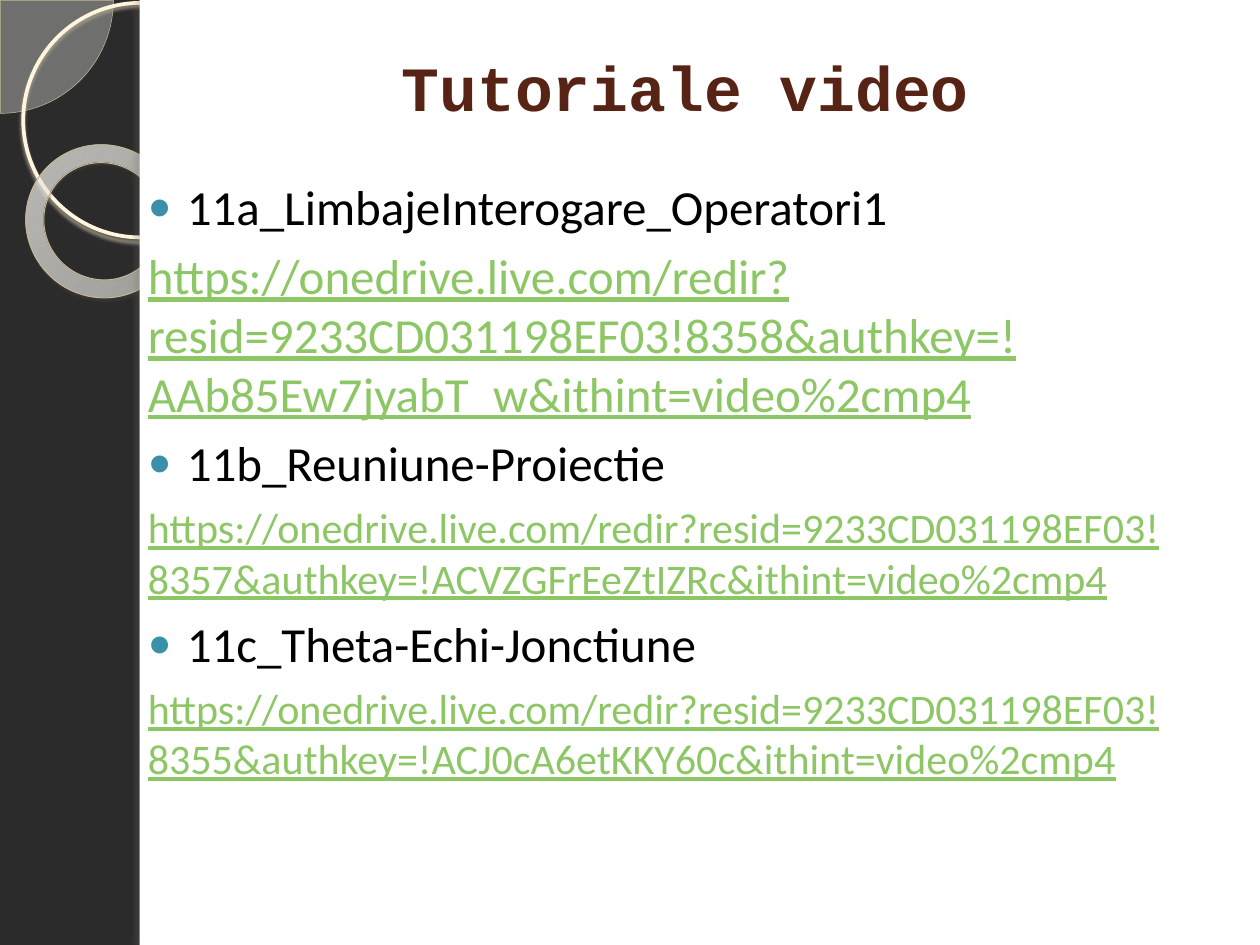
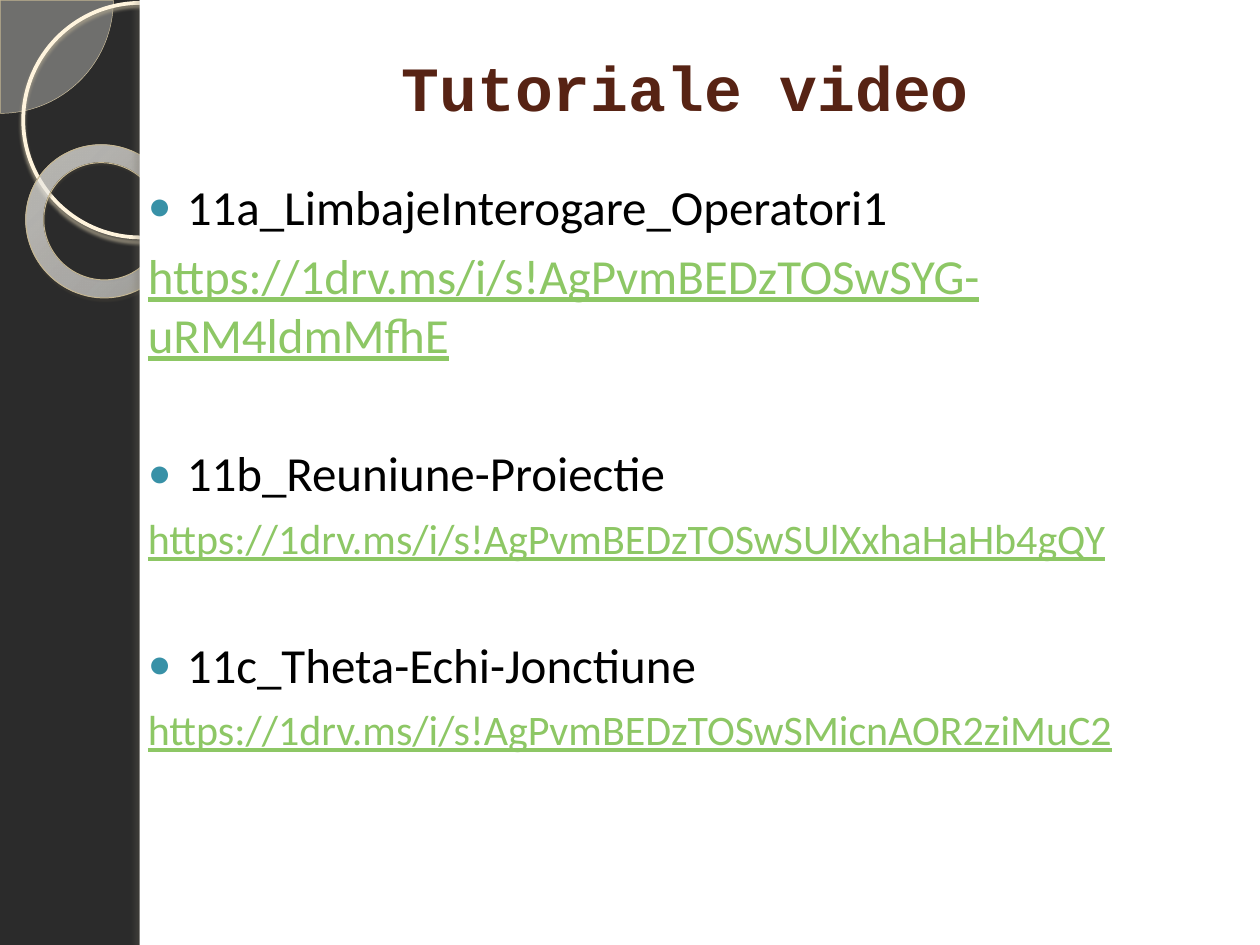
Before and after one commit to marinfotache/Baze-de-date-I, a slide deck: slide 3 of 11-13_SQL_Interogari - elemente de baza/11_LimbajeDeInterogare_AR_SQL2.pptx. Drawn at 1260x945 pixels with LibreOffice and Linux fonts; fonts in the diff are those of the drawing; background and template pictures are left out; a plain dark background stands for a picture behind light text. Boxes give left, top, right and bottom in pixels: in the first picture for what was removed or moved away, otherwise in the second. Text is boxed around its words. In the diff, an @@ line names an element or a change of style, - is before the commit and + after.

```diff
--- a/11-13_SQL_Interogari - elemente de baza/11_LimbajeDeInterogare_AR_SQL2.pptx
+++ b/11-13_SQL_Interogari - elemente de baza/11_LimbajeDeInterogare_AR_SQL2.pptx
@@ text at bbox=[148, 260, 980, 361]: text changed @@
-https://onedrive.live.com/redir?resid=9233CD031198EF03!8358&authkey=!AAb85Ew7jyabT_w&ithint=video%2cmp4
+https://1drv.ms/i/s!AgPvmBEDzTOSwSYG-uRM4ldmMfhE
@@ text at bbox=[148, 525, 1105, 561]: text changed @@
-https://onedrive.live.com/redir?resid=9233CD031198EF03!8357&authkey=!ACVZGFrEeZtIZRc&ithint=video%2cmp4
+https://1drv.ms/i/s!AgPvmBEDzTOSwSUlXxhaHaHb4gQY
@@ text at bbox=[148, 716, 1112, 752]: text changed @@
-https://onedrive.live.com/redir?resid=9233CD031198EF03!8355&authkey=!ACJ0cA6etKKY60c&ithint=video%2cmp4
+https://1drv.ms/i/s!AgPvmBEDzTOSwSMicnAOR2ziMuC2
```
Also in this commit, not shown: 3 other slides changed, 3 other files.
